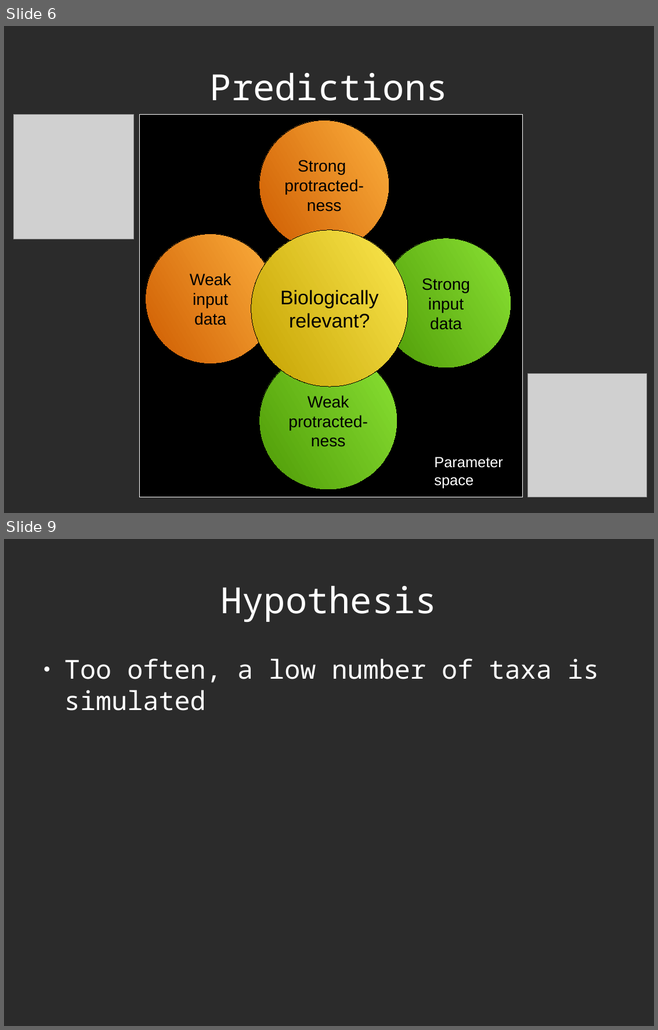
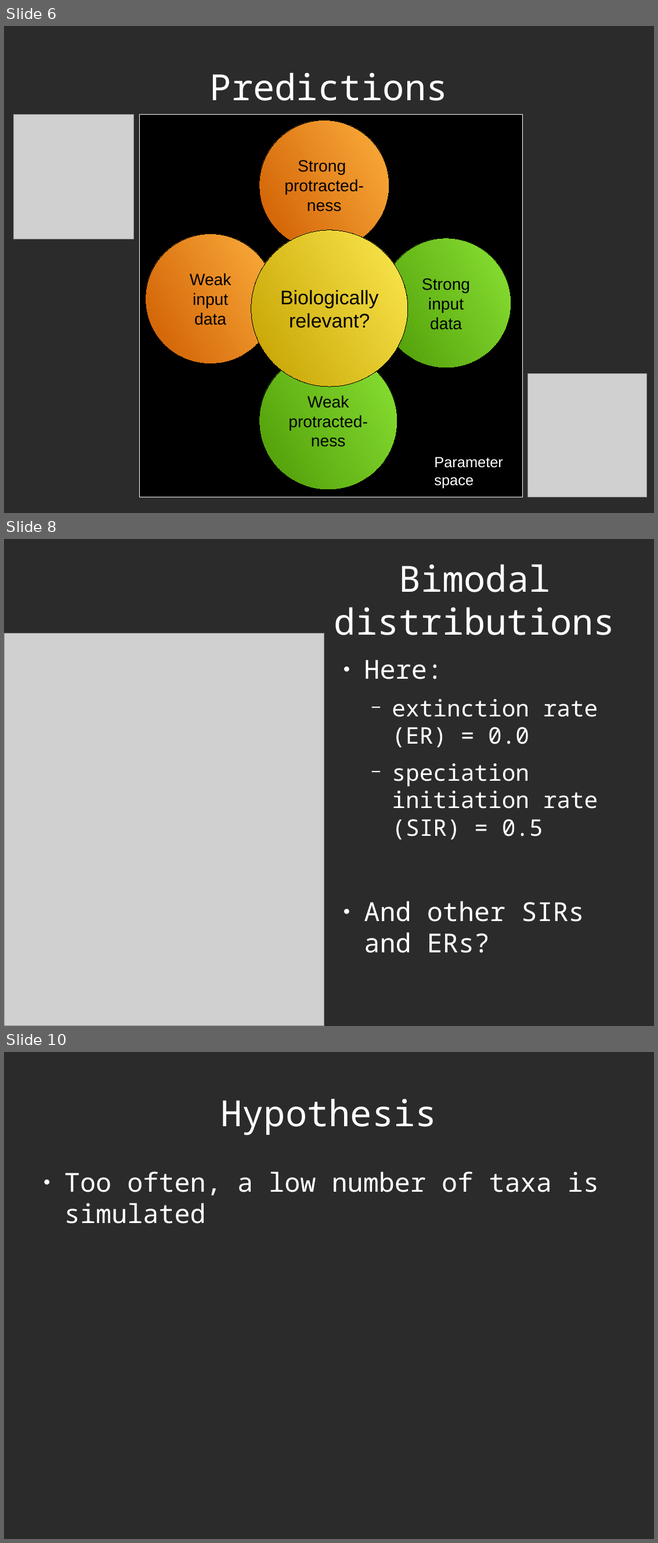
Before and after one commit to richelbilderbeek/Science, a slide deck: Bilderbeek20161214TeceMeeting/20161214TeceMeeting.odp. Shown one above the other, each under a label of ours: slides 6 and 9 before the commit, slides 6, 8 and 10 after it; the slides between them are not shown. The pictures are 658x1030 and 658x1543 pixels, drawn with LibreOffice and Linux fonts; fonts in the diff are those of the drawing; grey boxes stand for pictures; background and template pictures are left out; a plain dark background stands for a picture behind light text. Boxes give left, top, right and bottom in pixels: in the first picture for what was removed or moved away, otherwise in the second. Text is boxed around its words. In the diff, an @@ line names an element or a change of style, - is before the commit and + after.

```diff
--- a/Bilderbeek20161214TeceMeeting/20161214TeceMeeting.odp
+++ b/Bilderbeek20161214TeceMeeting/20161214TeceMeeting.odp
@@ slide 8 added at (4, 539, 654, 1026), background picture (left out) @@
@@ title added at (334, 565, 615, 635), 44 pt, text #FFFFFF @@
+Bimodal distributions
@@ picture added at (4, 634, 324, 1026) @@
@@ text added at (364, 660, 598, 953), 28 pt, text #FFFFFF @@
+● Here:
+  − extinction rate (ER) = 0.0
+  − speciation initiation rate (SIR) = 0.5
+● And other SIRs and ERs?
@@ what was slide 9 is now slide 10 @@
```
Also in this commit, not shown: 2 other slides added, 2 slides removed, 7 other files.
